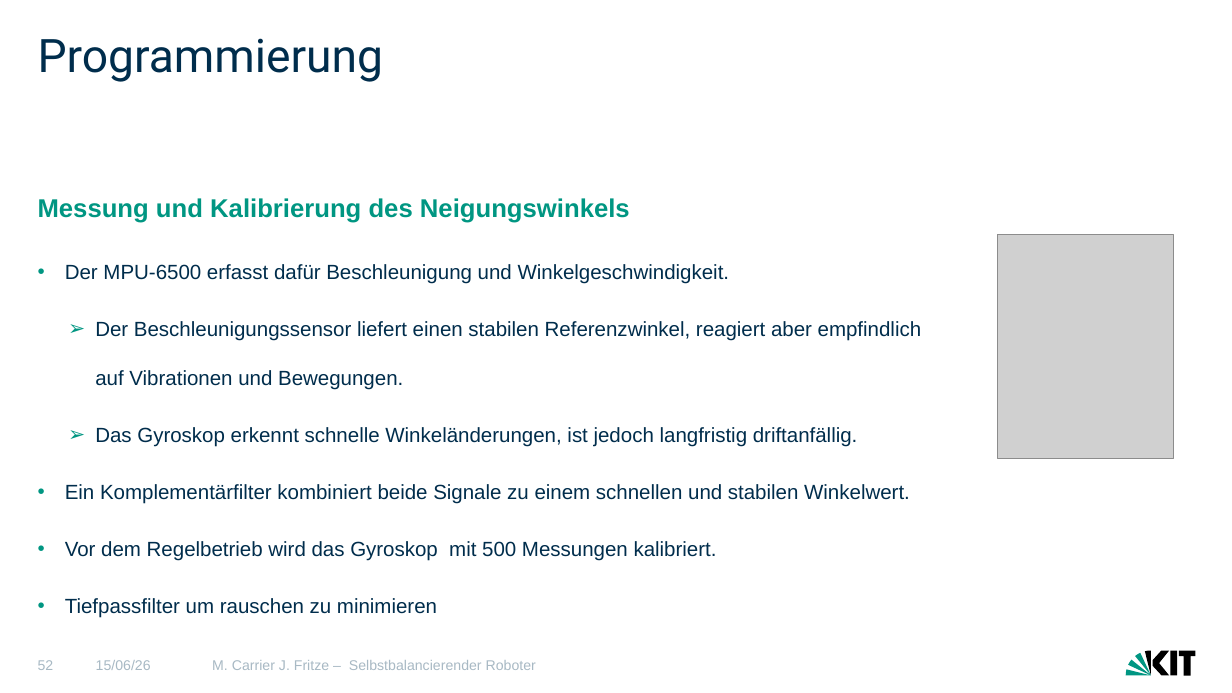
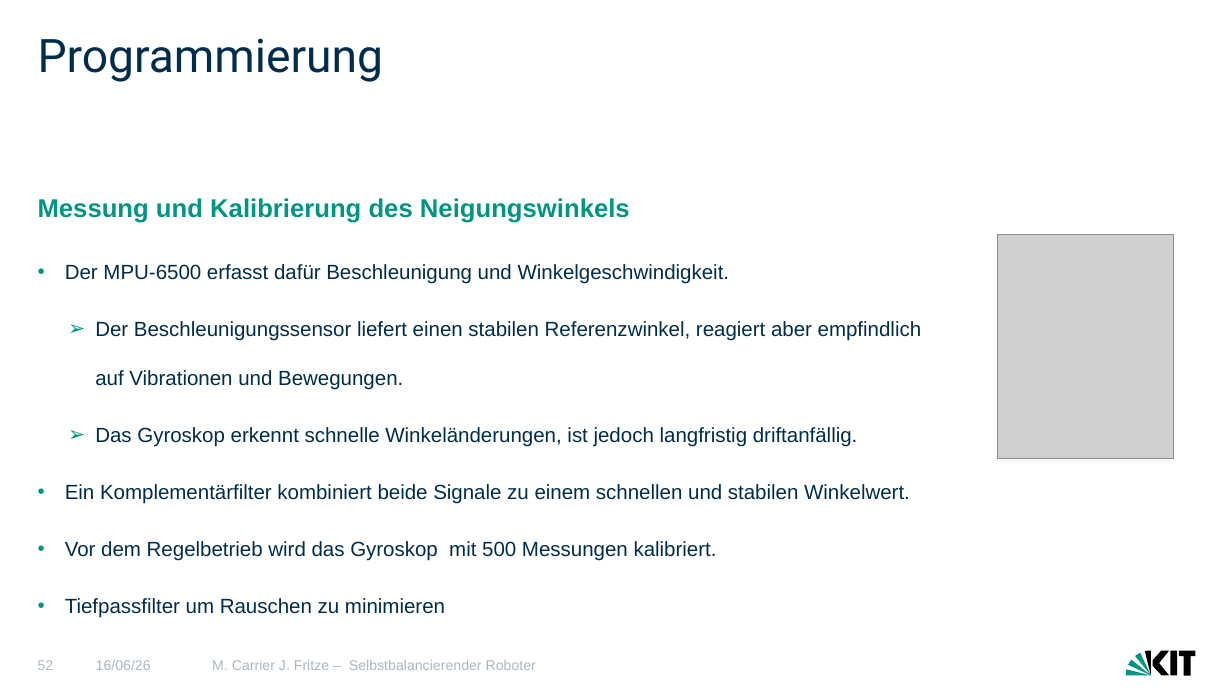
Before and after one commit to MCITBA/Lok_Prak_Rob, a slide deck: slide 52 of Finale_Präsentation_erw.pptx. Drawn at 1232x693 pixels with LibreOffice and Linux fonts; fonts in the diff are those of the drawing; grey boxes stand for pictures. Boxes give left, top, right and bottom in pixels: in the first picture for what was removed or moved away, otherwise in the second. Text is boxed around its words. In the diff, an @@ line names an element or a change of style, - is before the commit and + after.

```diff
--- a/Finale_Präsentation_erw.pptx
+++ b/Finale_Präsentation_erw.pptx
@@ text at (65, 598, 445, 618): text changed @@
-  • Tiefpassfilter um rauschen zu minimieren
+  • Tiefpassfilter um Rauschen zu minimieren
```
Also in this commit, not shown: 53 other slides changed.
